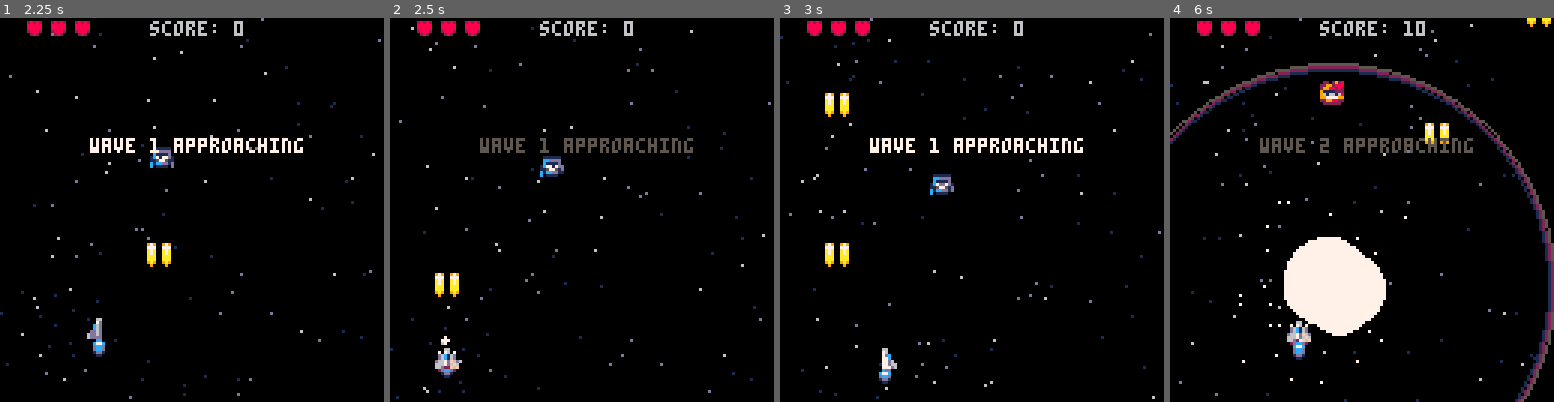
Above: before the commit, frames 1-4 (left to right).
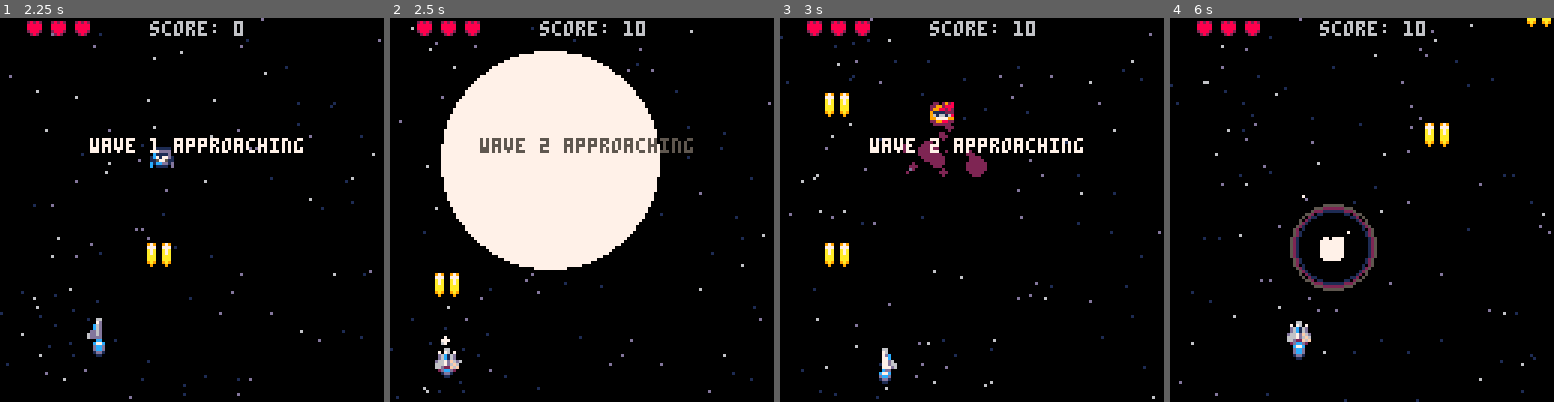
Above: after the commit, the same moments.

Repository: jimmac/pico-shed
Game: PICO-8 cartridge shmup.p8
Two runs of this game, one before a commit and one after it. Both use one fixed random seed, a clock stepped at 60 frames per second and the inputs below.
Inputs:
- Up to frame 1 (2.25 s): tap O (Z key) at 0.33, 0.7, 1.43, 2.22 s; tap X (X key) at 1.07, 2.07 s; hold Left from 1.97 s (still down)
- Up to frame 2 (2.5 s): release Left at 2.37 s; tap X (X key) at 2.4 s; hold Down from 2.42 s (still down)
- Up to frame 3 (3 s): tap X (X key) at 2.73 s; release Down at 2.82 s; hold Right from 2.87 s (still down)
- Up to frame 4 (6 s): tap X (X key) every 0.33 s from 3.07 to 5.73 s; tap O (Z key) every 0.88 s from 3.1 to 5.75 s; release Right at 3.53 s; hold Up 3.58-4.08 s; hold Right 4.13-4.53 s; hold Down 4.58-5.08 s; hold Left 5.13-5.8 s; hold Up from 5.85 s (still down)

Frame 1 is identical in both runs. In frame 2, 25% of the frame differs, in the area x 13-71%, y 0-66%; in frame 3, 1.5%; in frame 4, 11%.

Commit message:
enemy movement
- have x movement

Diff:
--- a/shmup.p8
+++ b/shmup.p8
@@ -330,6 +330,10 @@
 	--moving enemies
 	for myen in all(en) do
 		myen.y+=myen.spy
+		myen.x+=myen.spx
+		if myen.x>(128-myen.sprw*8) or myen.x<0 then
+			myen.spx=-myen.spx
+		end
 		myen.aniframe+=.1 --wtf works
 	 myen.spr=myen.ani[flr(myen.aniframe)]
 
@@ -635,44 +639,42 @@
 function spawnen(x,y,entype)
 	if entype==nil then entype=1 end
 
-	local myen={}
+	local myen=makespr()
 	myen.x=x
 	myen.y=y
 	myen.aniframe=1+rnd(4) --first frame of animation
-	myen.sprw=1
-	myen.sprh=1
 	if entype==6 then
 		--boss
 		myen.sprw=2
 		myen.sprh=2
 		myen.hp=50
 		myen.spy=.1
-		myen.spx=.1
+		myen.spx=1
 		myen.ani={24,26,28}
 	elseif entype==5 then
 		--skull
-		myen.hp=5
+		myen.hp=4
 		myen.spy=.25
-		myen.spx=0
+		myen.spx=.2
 		myen.ani={48,49,50,51}
 	elseif entype==4 then
-		myen.hp=2
+		myen.hp=3
 		myen.spy=.5
-		myen.spx=0
+		myen.spx=.15
 		myen.ani={36,37,38,39}
 	elseif entype==3 then
-		myen.hp=4
+		myen.hp=3
 		myen.spy=.2
-		myen.spx=0
+		myen.spx=.1
 		myen.ani={32,33,34,35}
 	elseif entype==2 then
-		myen.hp=3
+		myen.hp=2
 		myen.spy=.25
 		myen.spx=0
 		myen.ani={20,21,22,23}
 	else
 		--default 1
-		myen.hp=2
+		myen.hp=1
 		myen.spy=.2
 		myen.spx=0
 		myen.ani={16,17,18,19}
